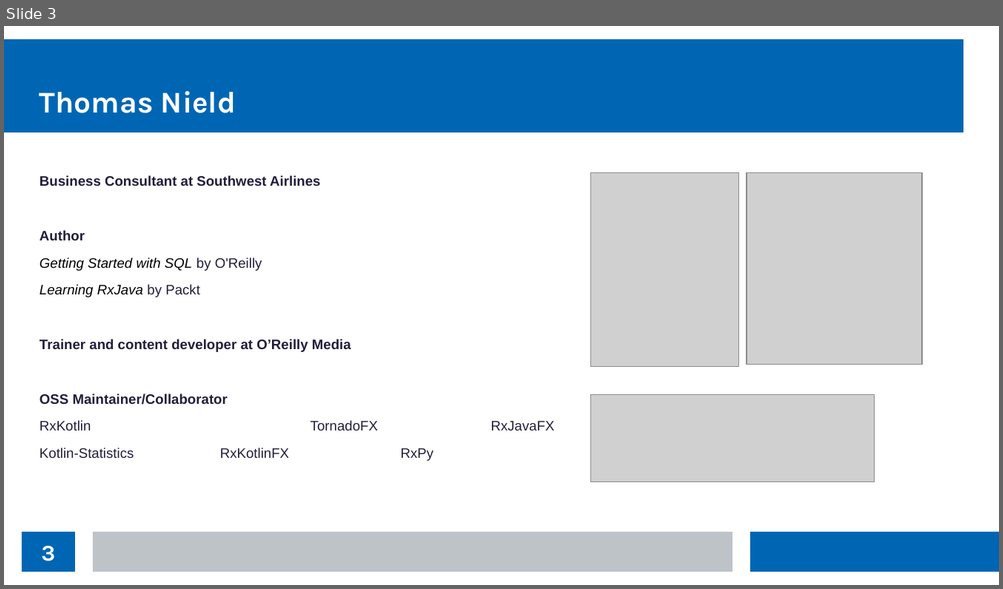
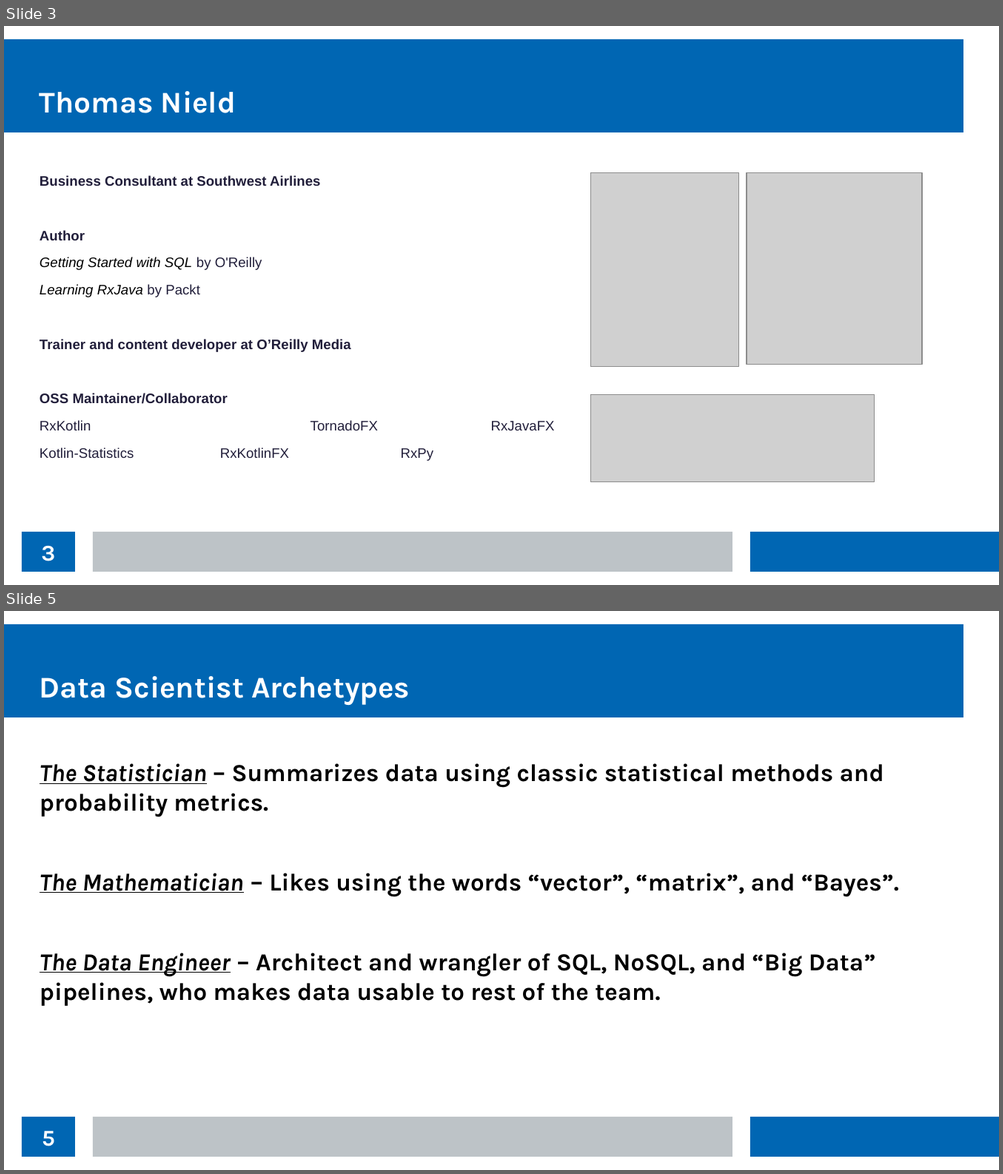
Before and after one commit to thomasnield/kotlin_data_science_talk_ChicagoJUG, a slide deck: kotlin_data_science_talk_chijug_slides.odp. Shown one above the other, each under a label of ours: slide 3 before the commit, slides 3 and 5 after it; the slides between them are not shown. The pictures are 1003x589 and 1003x1174 pixels, drawn with LibreOffice and Linux fonts; fonts in the diff are those of the drawing; grey boxes stand for pictures. Boxes give left, top, right and bottom in pixels: in the first picture for what was removed or moved away, otherwise in the second. Text is boxed around its words. In the diff, an @@ line names an element or a change of style, - is before the commit and + after.

```diff
--- a/kotlin_data_science_talk_chijug_slides.odp
+++ b/kotlin_data_science_talk_chijug_slides.odp
@@ slide 5 added at (x1=4, y1=611, x2=999, y2=1170), background #FFFFFF; not listed: 3 template elements that a slide beside it also shows @@
@@ title added at (x1=40, y1=676, x2=410, y2=706), 24 pt, text #FFFFFF, bold @@
+Data Scientist Archetypes
@@ text added at (x1=40, y1=763, x2=899, y2=1006), 19.5 pt, text #000000, bold @@
+The Statistician – Summarizes data using classic statistical methods and probability metrics.
+The Mathematician – Likes using the words “vector”, “matrix”, and “Bayes”.
+The Data Engineer – Architect and wrangler of SQL, NoSQL, and “Big Data” pipelines, who makes data usable to rest of the team.
@@ page number added at (x1=22, y1=1117, x2=75, y2=1157), fill #0066B3, 18 pt, text #FFFFFF, bold @@
+5
```
Also in this commit, not shown: 3 slides changed, 1 other slide added.
